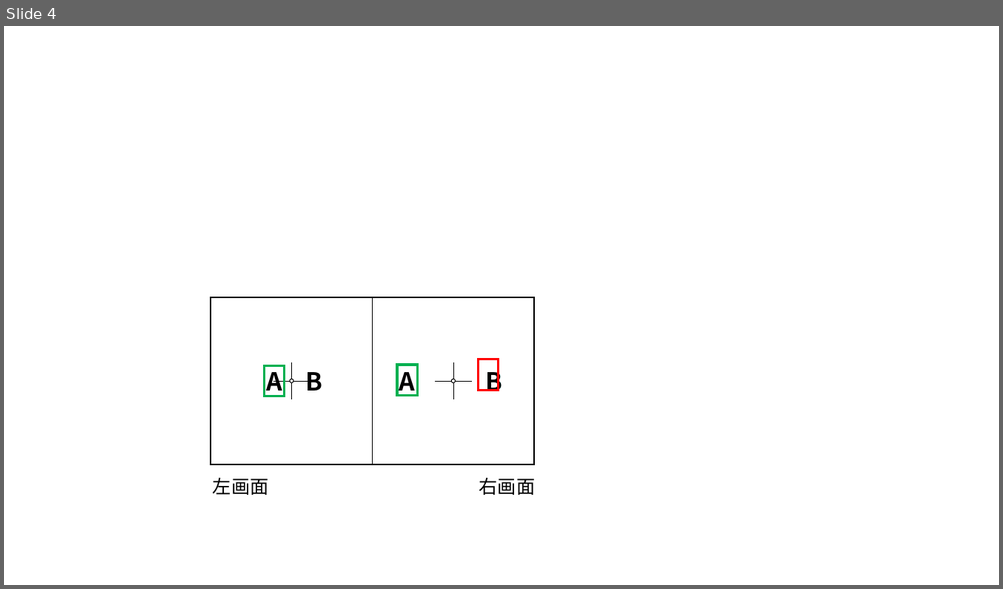
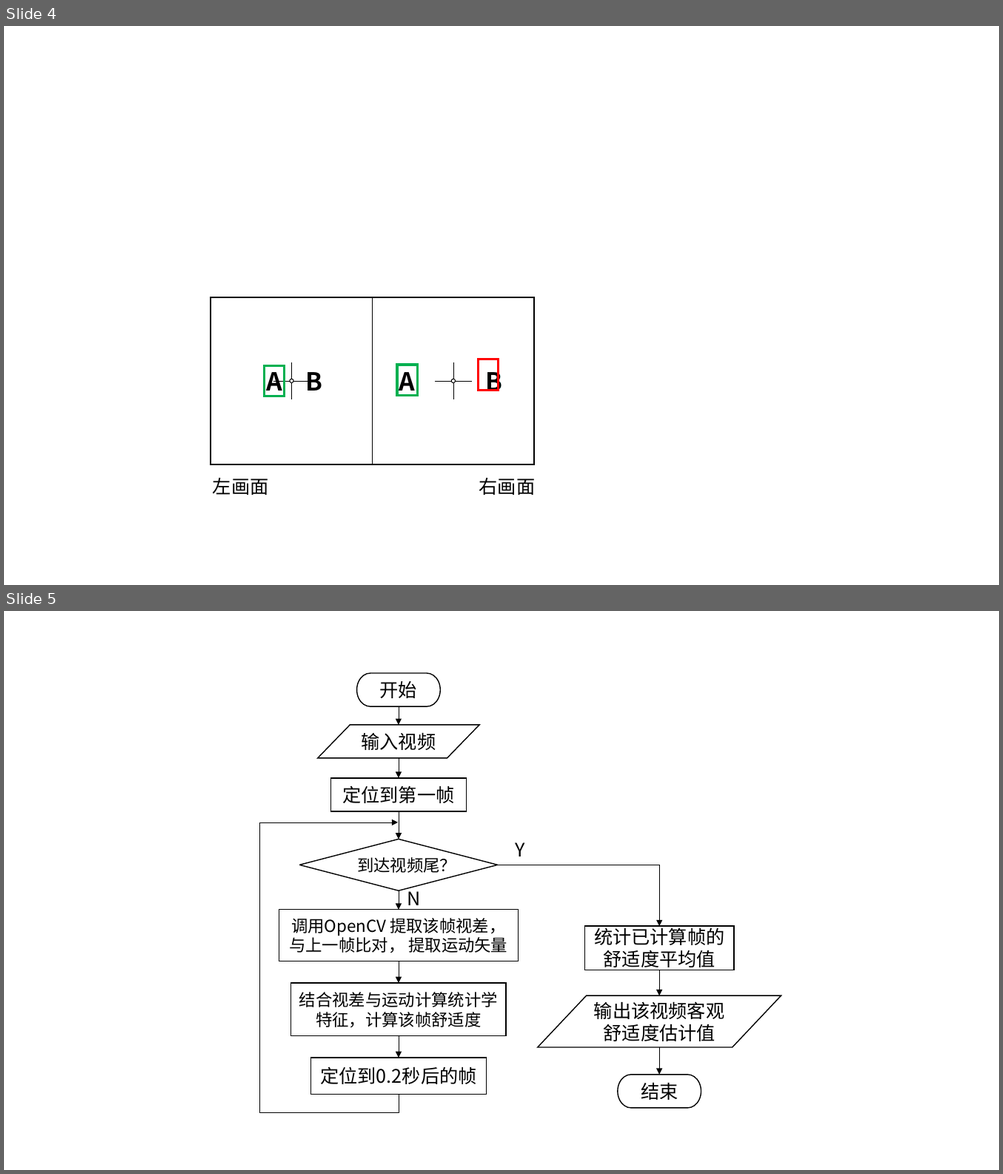
Before and after one commit to jiacai-wang/GradPaper, a slide deck: 文档/各种图.pptx. Shown one above the other, each under a label of ours: slide 4 before the commit, slides 4 and 5 after it. The pictures are 1003x589 and 1003x1174 pixels, drawn with LibreOffice and Linux fonts; fonts in the diff are those of the drawing. Boxes give left, top, right and bottom in pixels: in the first picture for what was removed or moved away, otherwise in the second. Text is boxed around its words. In the diff, an @@ line names an element or a change of style, - is before the commit and + after.

```diff
--- a/文档/各种图.pptx
+++ b/文档/各种图.pptx
@@ slide 5 added at box(4, 611, 999, 1170), background #FFFFFF @@
@@ group added at box(263, 673, 781, 1113): 8 arrows, 5 rectangles, 2 pill shapes, 2 flow chart input outputs, 2 elbow arrows, 2 texts, 1 diamond @@
+开始
+输入视频
+定位到第一帧
+到达视频尾？
+调用OpenCV 提取该帧视差，与上一帧比对， 提取运动矢量
+结合视差与运动计算统计学特征，计算该帧舒适度
+定位到0.2秒后的帧
+N
+统计已计算帧的舒适度平均值
+输出该视频客观舒适度估计值
+结束
+Y
```
Also in this commit, not shown: 2 other files.
